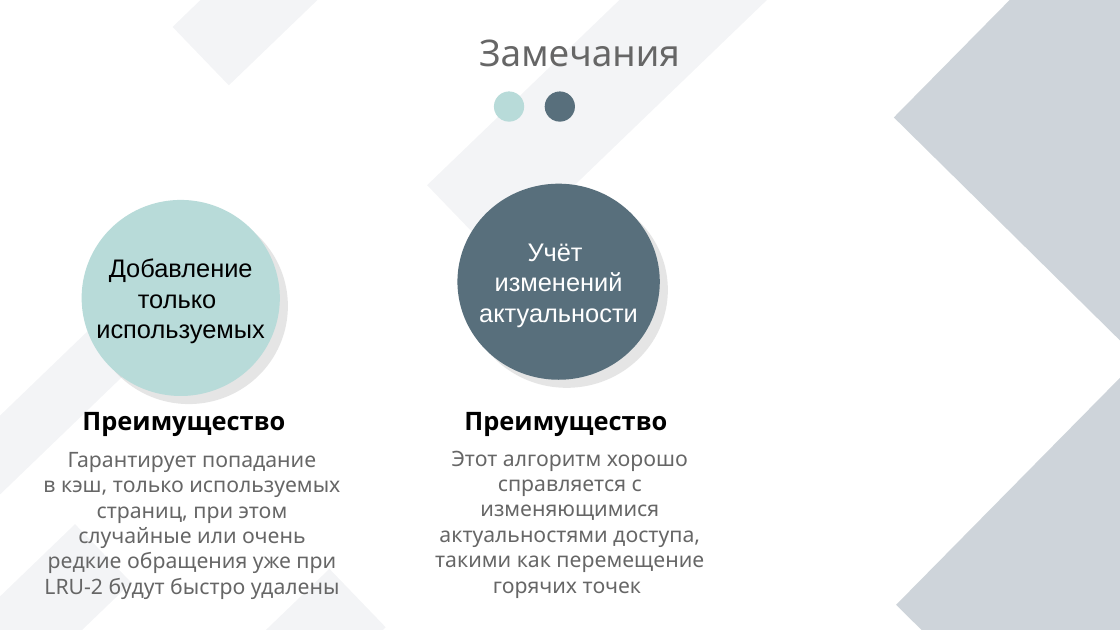
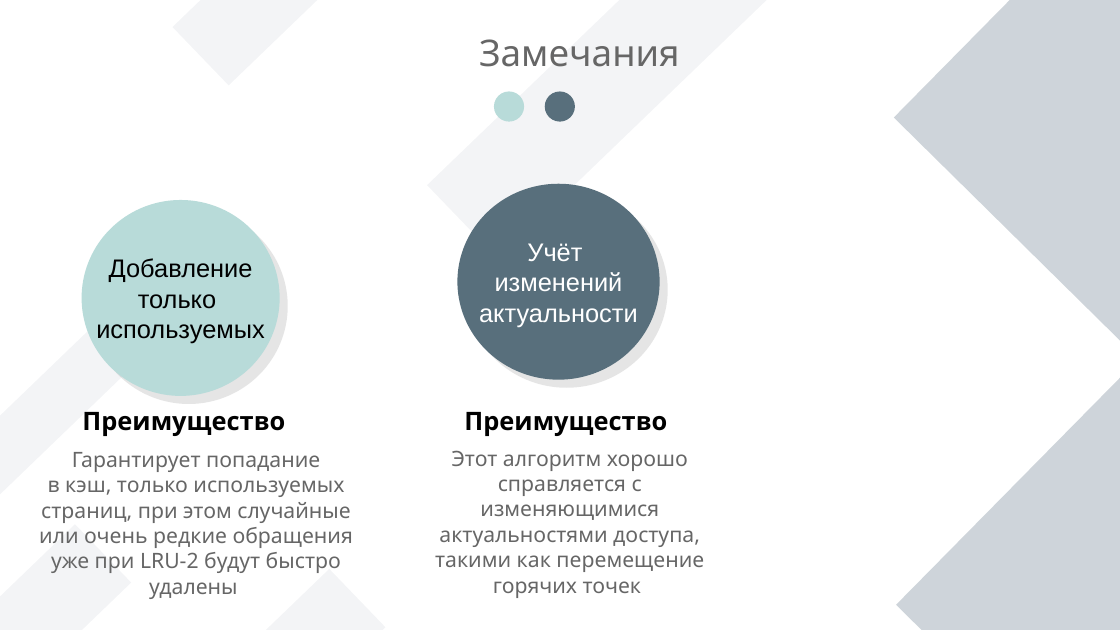
Before and after one commit to andreyStrachuk/LRU-K, a slide deck: slide 31 of Theory/Презентация LRU-K.pptx. Drawn at 1120x630 pixels with LibreOffice and Linux fonts; fonts in the diff are those of the drawing. Boxes give left, top, right and bottom in pixels: in the first picture for what was removed or moved away, otherwise in the second. Text is boxed around its words. In the diff, an @@ line names an element or a change of style, - is before the commit and + after.

```diff
--- a/Theory/Презентация LRU-K.pptx
+++ b/Theory/Презентация LRU-K.pptx
@@ text "Гарантирует попадание" rewrapped from bbox=[43, 452, 340, 599] to bbox=[39, 452, 353, 599] @@
```
Also in this commit, not shown: 26 other slides changed.
